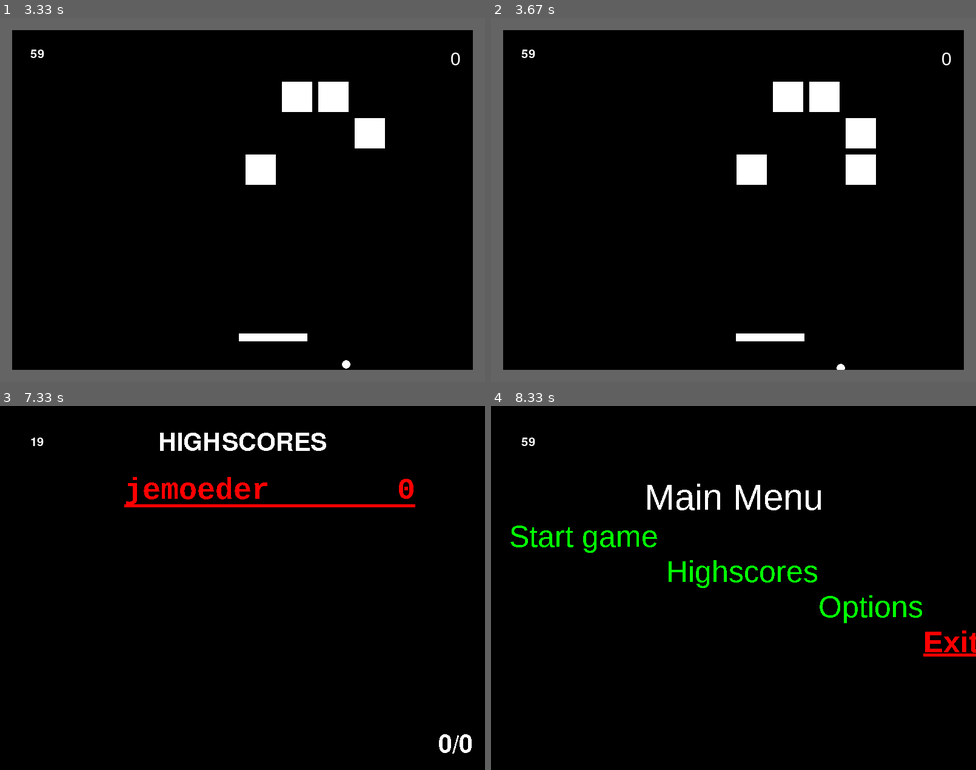
Above: before the commit, frames 1-4 (two rows, left to right).
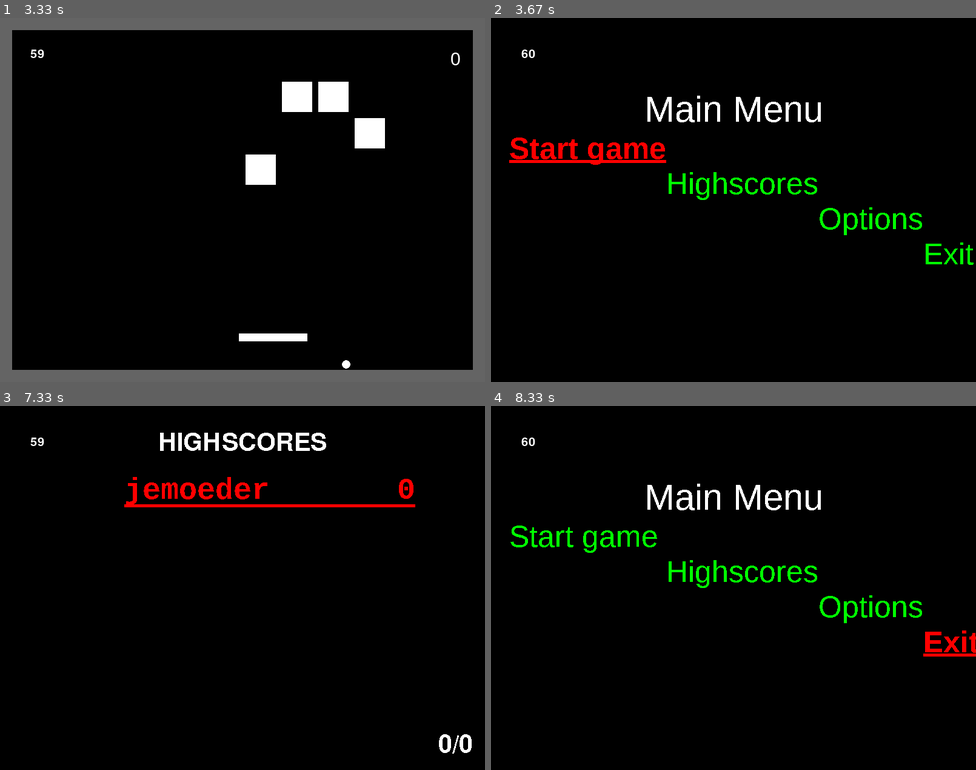
Above: after the commit, the same moments.

Repository: Gibson223/mod-5
Game: pygame game, started from py/main.py
Two runs of this game, one before a commit and one after it. Both use one fixed random seed, a clock stepped at 60 frames per second and the inputs below.
Inputs:
- Up to frame 1 (3.33 s): tap Enter at 0.33 s; hold Left 0.67-1.2 s; hold Left 1.23-1.63 s; hold Right 1.67-2.3 s; tap Home at 1.82 s; hold Left 2.33-2.8 s; hold Right 2.83-3.3 s
- Up to frame 2 (3.67 s): hold Right from 3.33 s (still down); tap Home at 3.48 s
- Up to frame 3 (7.33 s): release Right at 3.8 s; hold Left 4.4-4.8 s; hold Right 4.83-5.47 s; tap Home at 4.98, 6.65 s; hold Left 5.5-5.97 s; hold Right 6-6.47 s; hold Right 6.5-6.97 s; tap Space at 7 s
- Up to frame 4 (8.33 s): hold Left 7.33-7.87 s; hold Left 7.9-8.3 s; tap Home at 8.05 s

Frame 1 is identical in both runs. In frame 2, 17% of the frame differs, in the area x 0-100%, y 0-100%; in frame 3, less than 0.1%; in frame 4, less than 0.1%.

Commit message:
HighScores now uses keydown events too

Diff:
--- a/py/main.py
+++ b/py/main.py
@@ -47,7 +47,7 @@
 
     # Avoid cluttering the pygame event queue
     pygame.event.set_allowed(None)
-    pygame.event.set_allowed([pygame.QUIT, pygame.KEYDOWN, pygame.KEYUP])
+    pygame.event.set_allowed([pygame.QUIT, pygame.KEYDOWN])
 
 
 def main():
@@ -280,7 +280,7 @@
     def gameover(self):
         sensordb.insertscore('jemoeder', self.score)
         # print(sensordb.get_scores())
-        pygame.time.delay(500)
+        # pygame.time.delay(500)
         self.nextGameState = MainMenu()
 
 
@@ -502,7 +502,7 @@
                 # print('main')
                 self.text = self.parent.mainFont.render(text, False, constants.colors['WHITE'])
             else:
-                print('high')
+                # print('high')
                 self.text = self.parent.highlight.render(text, False, constants.colors['RED'])
 
             self.width = self.text.get_width()
@@ -593,6 +593,9 @@
             self.rows[x] = self.highField('{:<9.9s}   {:>4d}'
                                           .format(scores[x][0],  scores[x][1]), self)
         AudioObj.playMusic('highScore')
+
+        pygame.event.clear()
+
         self.nextGameState = self
 
     class highField():
@@ -633,14 +636,14 @@
         #         self.text = self.parent.highlight.render(newtext, False, constants.colors['RED'])
 
     def handleKeys(self):
-        keysPressed = pygame.key.get_pressed()
-
-        if keyBindings.checkPress('exit', keysPressed):
+        key_down = pygame.event.get(pygame.KEYDOWN)
+
+        if keyBindings.checkDown('exit', key_down):
             self.nextGameState = MainMenu()
-            pygame.time.delay(500)
+            # pygame.time.delay(500)
             return
 
-        if keyBindings.checkPress('left', keysPressed):
+        if keyBindings.checkDown('left', key_down):
             if self.window == 0:
                 # print('should start mainmenu...')
                 self.nextGameState = MainMenu()
@@ -655,7 +658,7 @@
                                                   .format(scores[x][0], scores[x][1]), self)
             # print('current:' + str(self.window))
 
-        if keyBindings.checkPress('right', keysPressed):
+        if keyBindings.checkDown('right', key_down):
             sumNone = sum(x is None for x in self.rows)
             # print('entered with window:', self.window)
             if sumNone != 0:
@@ -692,7 +695,7 @@
         pagecount = self.highField(str(self.window) + '/' + str(self.pages), self, self.pageFont)
         Screen.blit(pagecount.text, (constants.WINDOW_WIDTH - pagecount.width - 20, constants.WINDOW_HEIGHT - pagecount.height - 20))
 
-        pygame.time.delay(80)
+        # pygame.time.delay(80)
 
         return self.nextGameState
 
